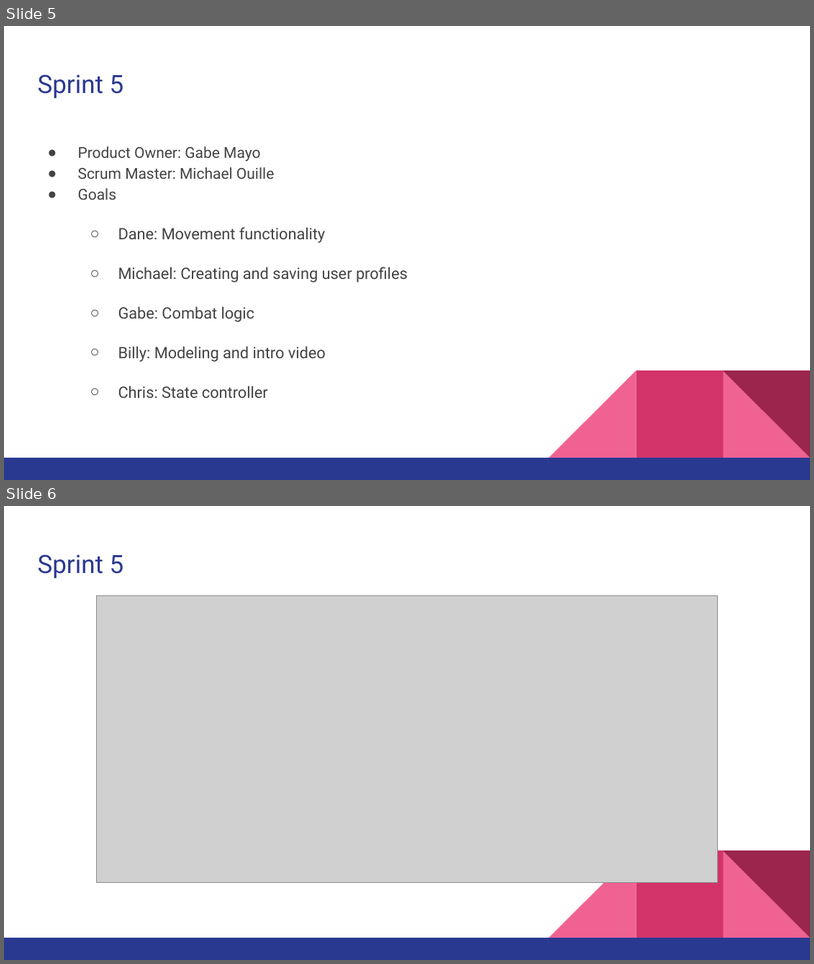
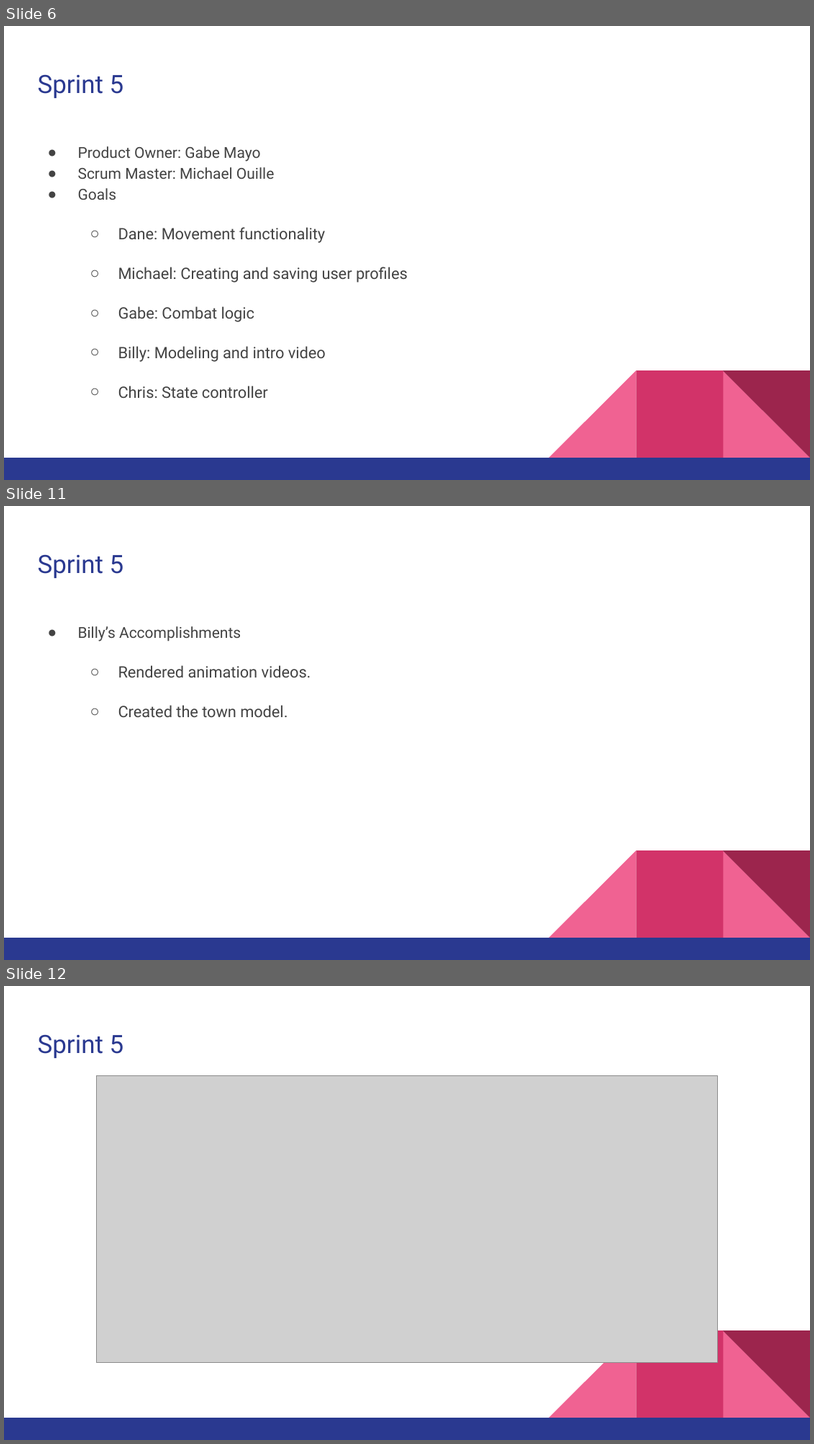
Before and after one commit to w968578/Down2, a slide deck: Documents/Hexscape/Release 1/Release Review Slides - Gabe.pptx. Shown one above the other, each under a label of ours: slides 5 and 6 before the commit, slides 6, 11 and 12 after it; the slides between them are not shown. The pictures are 814x964 and 814x1444 pixels, drawn with LibreOffice and Linux fonts; fonts in the diff are those of the drawing; grey boxes stand for pictures. Boxes give left, top, right and bottom in pixels: in the first picture for what was removed or moved away, otherwise in the second. Text is boxed around its words. In the diff, an @@ line names an element or a change of style, - is before the commit and + after.

```diff
--- a/Documents/Hexscape/Release 1/Release Review Slides - Gabe.pptx
+++ b/Documents/Hexscape/Release 1/Release Review Slides - Gabe.pptx
@@ slide 11 added at <box>4,506,810,960</box>, background #FFFFFF; not listed: 5 template elements that a slide beside it also shows @@
@@ title added at <box>38,554,124,578</box>, 30 pt, text #2A3990 @@
+Sprint 5
@@ text added at <box>78,626,311,717</box>, 18.7 pt, text #434343 @@
+● Billy’s Accomplishments
+  ○ Rendered animation videos.
+  ○ Created the town model.
@@ what was slide 5 is now slide 6 @@
@@ what was slide 6 is now slide 12 @@
```
Also in this commit, not shown: 5 other slides added.
